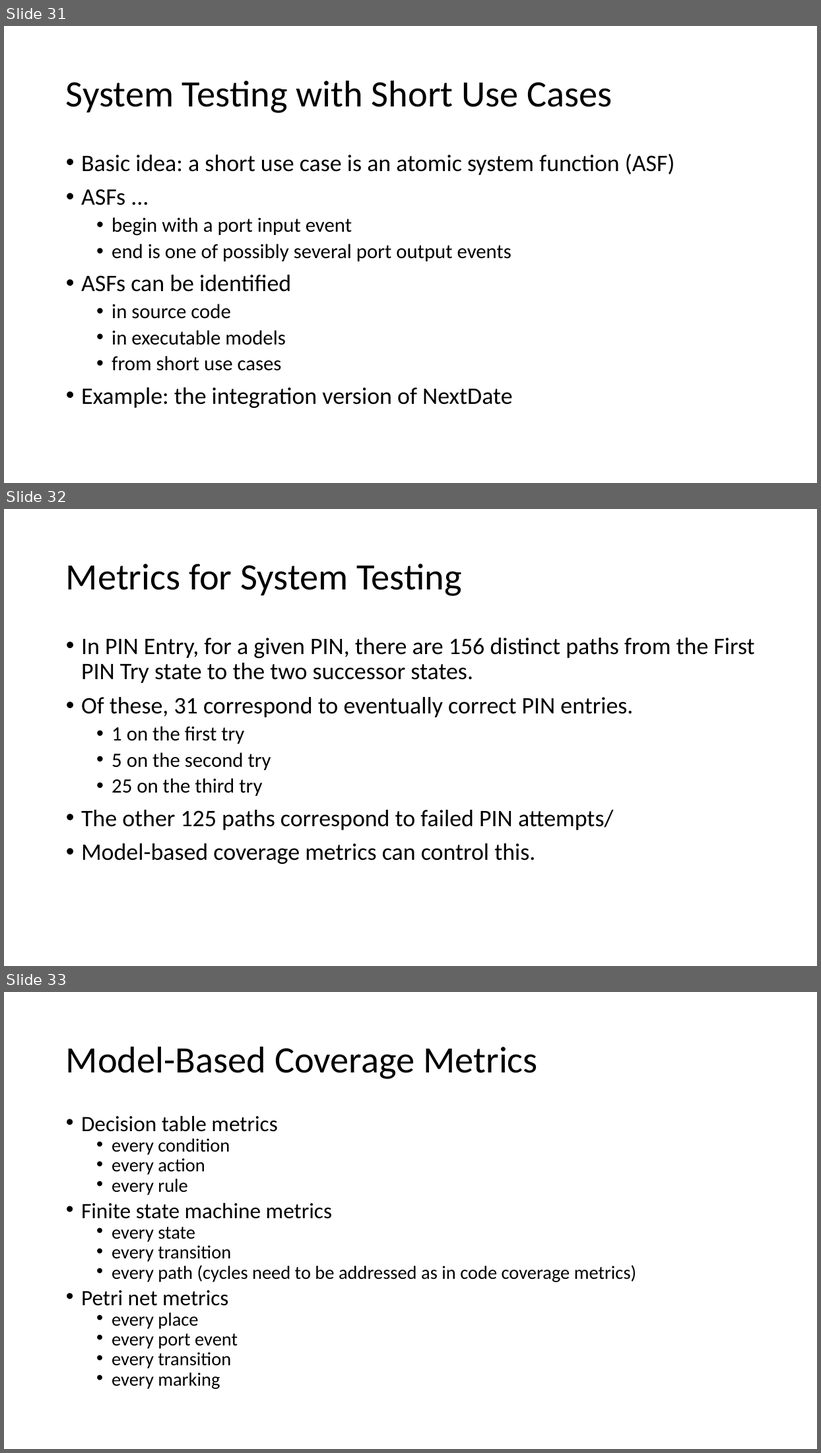
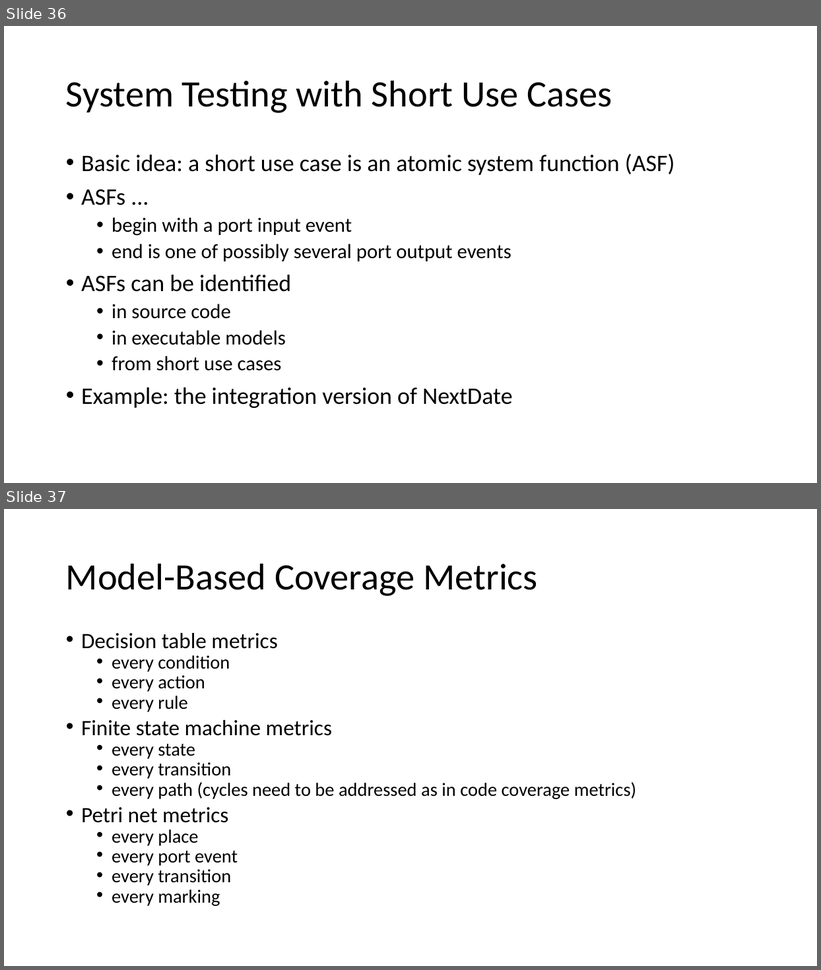
Before and after one commit to malenezi/malenezi, a slide deck: SE401/Lectures/8-Integration, System and Regression Testing/2-System Testing.pptx. Shown one above the other, each under a label of ours: slides 31, 32 and 33 before the commit, slides 36 and 37 after it. The pictures are 821x1453 and 821x970 pixels, drawn with LibreOffice and Linux fonts; fonts in the diff are those of the drawing. Boxes give left, top, right and bottom in pixels: in the first picture for what was removed or moved away, otherwise in the second. Text is boxed around its words. In the diff, an @@ line names an element or a change of style, - is before the commit and + after.

```diff
--- a/SE401/Lectures/8-Integration, System and Regression Testing/2-System Testing.pptx
+++ b/SE401/Lectures/8-Integration, System and Regression Testing/2-System Testing.pptx
@@ slide 32 removed at <box>4,509,817,966</box>, background #FFFFFF @@
@@ title removed at <box>66,564,462,596</box> @@
-Metrics for System Testing
@@ text removed at <box>81,638,754,864</box> @@
-• In PIN Entry, for a given PIN, there are 156 distinct paths from the First PIN Try state to the two successor states.
-• Of these, 31 correspond to eventually correct PIN entries.
-  • 1 on the first try
-  • 5 on the second try
-  • 25 on the third try
-• The other 125 paths correspond to failed PIN attempts/
-• Model-based coverage metrics can control this.
@@ what was slide 31 is now slide 36 @@
@@ what was slide 33 is now slide 37 @@
```
Also in this commit, not shown: 6 slides added, 1 other slide removed, 1 other file.
